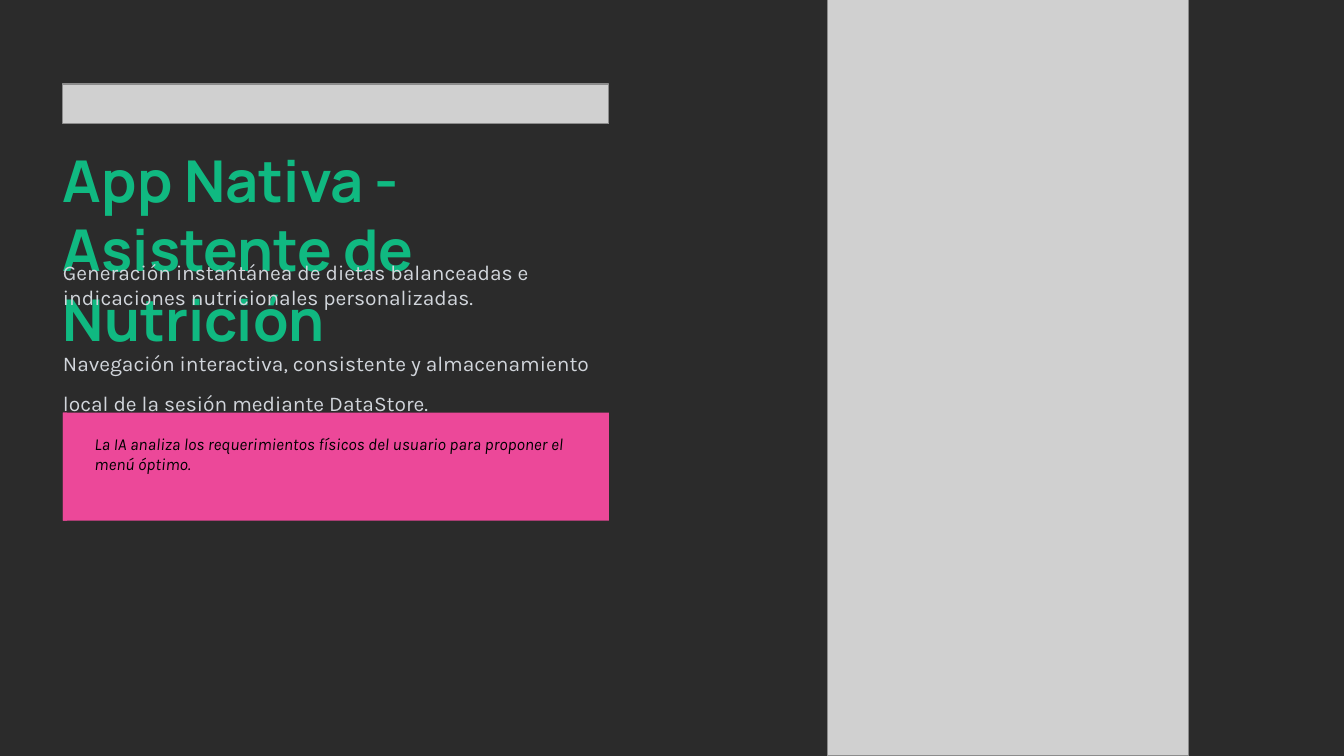
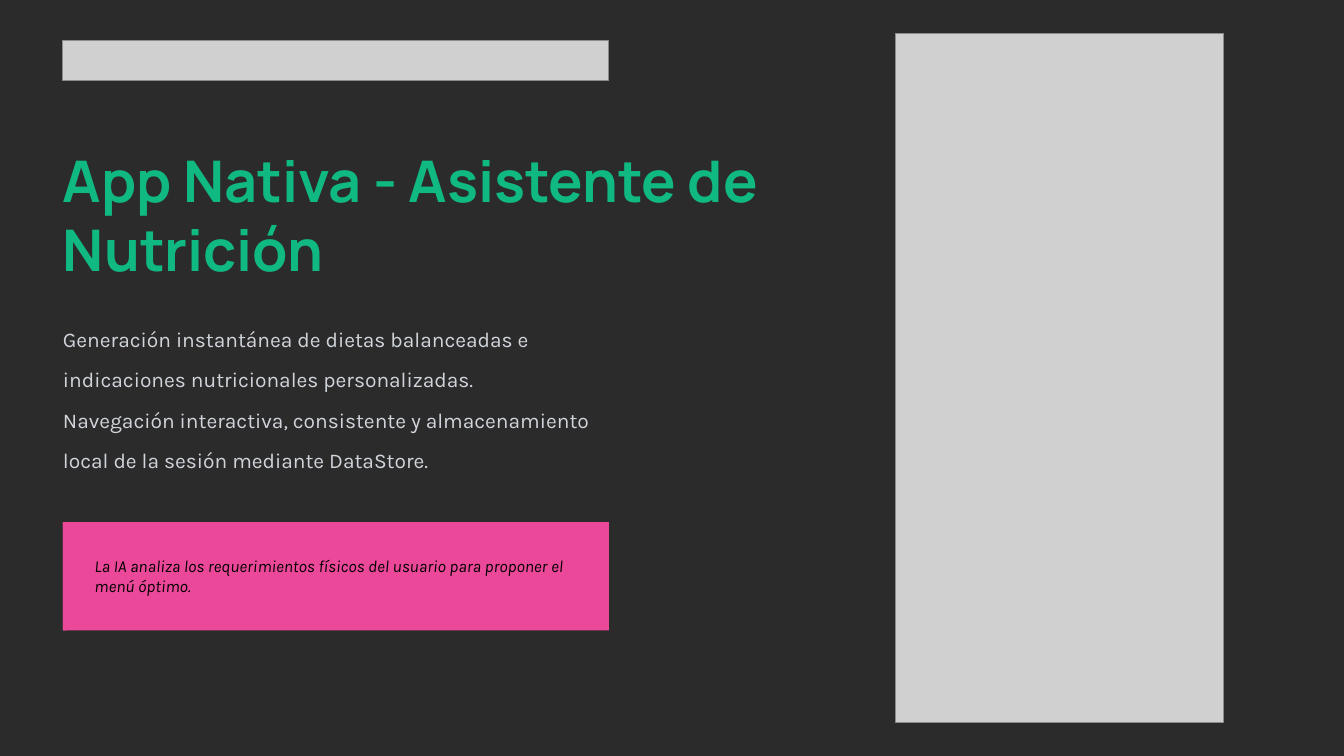
Before and after one commit to Mariogarluu/Meta_Force_Expo, a slide deck: slide 12 of Meta-Force Presentation.pptx. Drawn at 1344x756 pixels with LibreOffice and Linux fonts; fonts in the diff are those of the drawing; grey boxes stand for pictures; background and template pictures are left out; a plain dark background stands for a picture behind light text. Boxes give left, top, right and bottom in pixels: in the first picture for what was removed or moved away, otherwise in the second. Text is boxed around its words. In the diff, an @@ line names an element or a change of style, - is before the commit and + after.

```diff
--- a/Meta-Force Presentation.pptx
+++ b/Meta-Force Presentation.pptx
@@ picture moved from (x1=63, y1=84, x2=609, y2=124) to (x1=63, y1=40, x2=609, y2=81) @@
@@ picture resized from (x1=828, y1=0, x2=1189, y2=756) to (x1=895, y1=34, x2=1224, y2=723) @@
@@ text "App Nativa - Asistente de ..." at (x1=63, y1=160, x2=758, y2=272): size 41.2 to 41 pt @@
@@ text "Generación instantánea de dietas balanceadas ..." rewrapped from (x1=63, y1=261, x2=589, y2=417) to (x1=63, y1=331, x2=589, y2=468) @@
@@ rectangle moved from (x1=63, y1=412, x2=609, y2=520) to (x1=63, y1=522, x2=609, y2=630) @@
@@ rectangle moved from (x1=63, y1=412, x2=67, y2=520) to (x1=63, y1=522, x2=67, y2=630) @@
@@ text "La IA analiza los requerimientos ..." moved from (x1=94, y1=438, x2=563, y2=474) to (x1=94, y1=560, x2=563, y2=596) @@
```
Also in this commit, not shown: 3 other slides changed.
